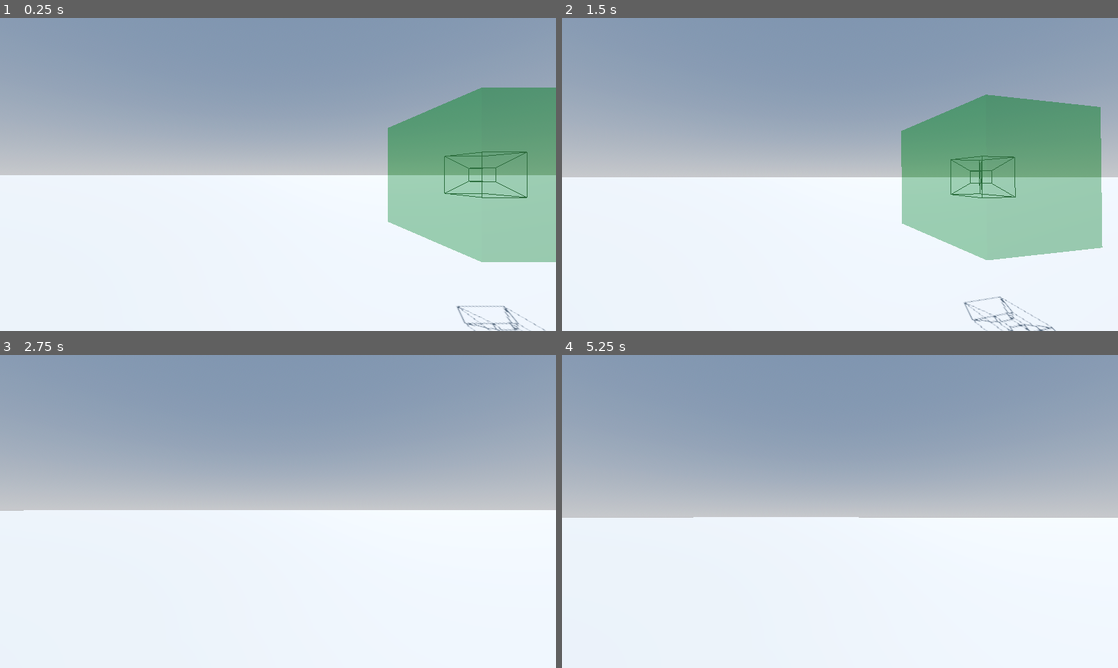
Above: before the commit, frames 1-4 (two rows, left to right).
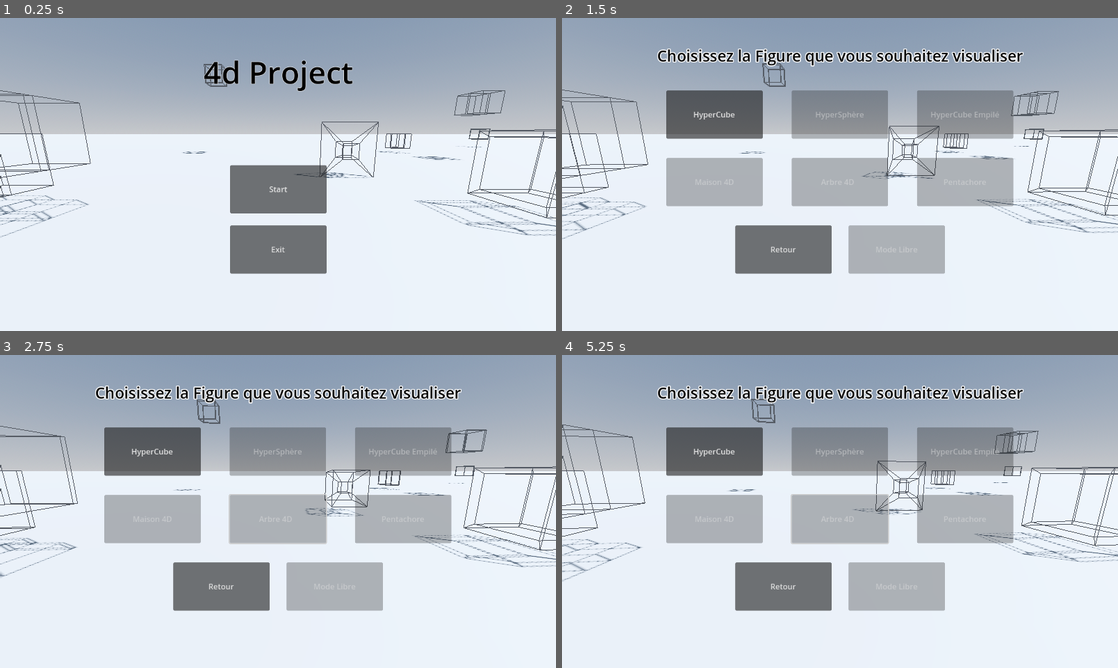
Above: after the commit, the same moments.

Repository: Stantrh/Projet_Tutore_4D_VR_KOMODZINSKI_RYSAK_TROHA
Game: Godot game, scene res://Scenes/main_menu_world.tscn
The game is run twice, just before and just after one commit, with the same random seed, the same clock (stepped at 60 frames per second) and the same inputs. Before the commit the project starts from res://Scenes/world.tscn.
Inputs (mouse positions are in pixels of both pictures, inside the frame that each line leads up to):
- Up to frame 1 (0.25 s): no input
- Up to frame 2 (1.5 s): click (840, 190) at 0.5 s, where only the run after the commit has a clickable "Start"; move the mouse to (867, 174) at 1.27 s; hold W (move_forward) from 1.28 s (still down); hold Middle mouse button (rotate) from 1.28 s (still down)
- Up to frame 3 (2.75 s): keep holding W (move_forward); move the mouse to (250, 511) at 2.02 s; release Middle mouse button (rotate) at 2.03 s; click (250, 511) at 2.1 s
- Up to frame 4 (5.25 s): keep holding W (move_forward); move the mouse to (851, 505) at 2.77 s; hold Middle mouse button (rotate) 2.78-3.53 s; move the mouse to (834, 517) at 3.52 s; click (834, 517) at 3.6 s; move the mouse to (878, 514) at 4.27 s; hold Middle mouse button (rotate) 4.28-5.03 s; move the mouse to (795, 508) at 5.02 s; click (795, 508) at 5.1 s

The runs differ from the first frame. In frame 1, 37% of the frame differs, in the area x 0-100%, y 13-100%; in frame 2, 43%, in the area x 0-100%, y 9-100%; in frame 3, 34%; in frame 4, 36%.

Commit message:
Update World2

Diff:
--- a/app4d/Scenes/world_2.tscn
+++ b/app4d/Scenes/world_2.tscn
@@ -60,27 +60,27 @@
 transform = Transform3D(1, 0, 0, 0, 1, 0, 0, 0, 1, 0, 0.568527, 0)
 
 [node name="Marker3D" type="Marker3D" parent="markers"]
-transform = Transform3D(1, 0, 0, 0, 1, 0, 0, 0, 1, 0, 1, 4)
+transform = Transform3D(1, 0, 0, 0, 1, 0, 0, 0, 1, 0, 3, 8)
 gizmo_extents = 10.0
 
 [node name="Marker3D4" type="Marker3D" parent="markers"]
-transform = Transform3D(1, 0, 0, 0, 1, 0, 0, 0, 1, 0, 1, 12)
+transform = Transform3D(1, 0, 0, 0, 1, 0, 0, 0, 1, 0, 3, 26)
 gizmo_extents = 10.0
 
 [node name="Marker3D5" type="Marker3D" parent="markers"]
-transform = Transform3D(1, 0, 0, 0, 1, 0, 0, 0, 1, 8, 1, 12)
+transform = Transform3D(1, 0, 0, 0, 1, 0, 0, 0, 1, 26, 3, 26)
 gizmo_extents = 10.0
 
 [node name="Marker3D2" type="Marker3D" parent="markers"]
-transform = Transform3D(1, 0, 0, 0, 1, 0, 0, 0, 1, 0, 1, -11.1863)
+transform = Transform3D(1, 0, 0, 0, 1, 0, 0, 0, 1, 0, 3, -8)
 gizmo_extents = 10.0
 
 [node name="Marker3D3" type="Marker3D" parent="markers"]
-transform = Transform3D(1, 0, 0, 0, 1, 0, 0, 0, 1, 0, 1, -12)
+transform = Transform3D(1, 0, 0, 0, 1, 0, 0, 0, 1, 0, 3, -26)
 gizmo_extents = 10.0
 
 [node name="Marker3D6" type="Marker3D" parent="markers"]
-transform = Transform3D(1, 0, 0, 0, 1, 0, 0, 0, 1, 8, 1, -12)
+transform = Transform3D(1, 0, 0, 0, 1, 0, 0, 0, 1, 18, 3, -26)
 gizmo_extents = 10.0
 
 [connection signal="object_selected" from="CharacterView" to="." method="_on_character_view_object_selected"]
--- a/app4d/project.godot
+++ b/app4d/project.godot
@@ -11,7 +11,7 @@
 [application]
 
 config/name="App4d"
-run/main_scene="res://Scenes/world.tscn"
+run/main_scene="res://Scenes/main_menu_world.tscn"
 config/features=PackedStringArray("4.3", "Forward Plus")
 config/icon="res://icon.svg"
 
